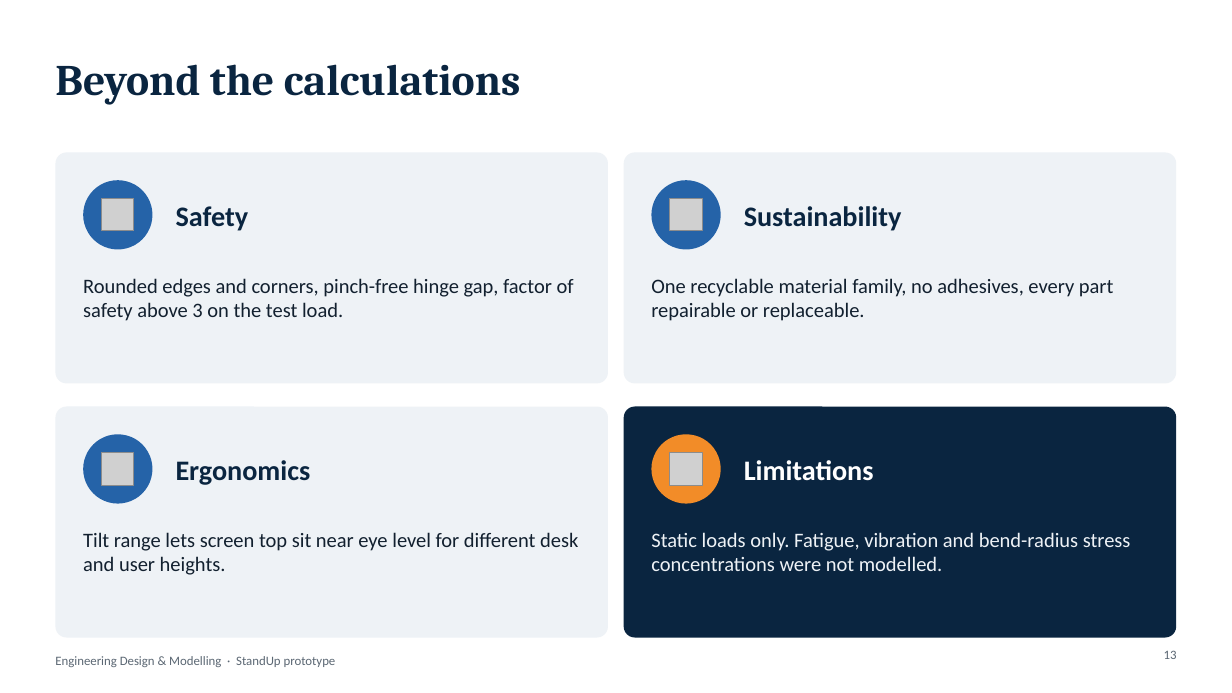
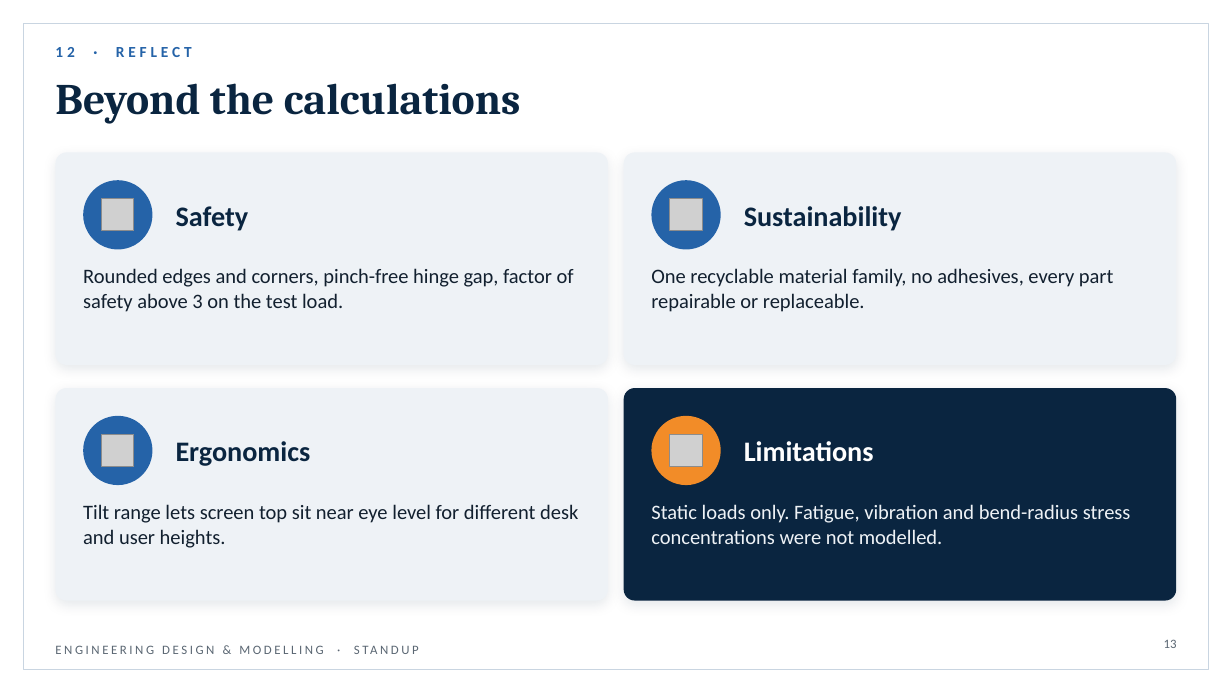
Before and after one commit to shrestha-droid/borepro, a slide deck: slide 13 of EngDesign_Prototype_Showcase.pptx. Drawn at 1232x693 pixels with LibreOffice and Linux fonts; fonts in the diff are those of the drawing; grey boxes stand for pictures. Boxes give left, top, right and bottom in pixels: in the first picture for what was removed or moved away, otherwise in the second. Text is boxed around its words. In the diff, an @@ line names an element or a change of style, - is before the commit and + after.

```diff
--- a/EngDesign_Prototype_Showcase.pptx
+++ b/EngDesign_Prototype_Showcase.pptx
@@ rectangle added at (23, 23, 1209, 670), outline #C9D5E1 0.75 pt @@
@@ text added at (55, 47, 192, 57), 12 pt, text #2563A8, bold @@
+12 · REFLECT
@@ title "Beyond the calculations": place and size @@
-title "Beyond the calculations" at (55, 64, 521, 105)
+title "Beyond the calculations" at (55, 83, 521, 124)
@@ rounded rectangle: place and size @@
-rounded rectangle at (55, 152, 608, 384)
+rounded rectangle at (55, 152, 608, 365)
@@ rounded rectangle: place and size @@
-rounded rectangle at (624, 152, 1177, 384)
+rounded rectangle at (624, 152, 1177, 365)
@@ text "Rounded edges and corners, pinch-free ...": place and size @@
-text "Rounded edges and corners, pinch-free ..." at (83, 278, 574, 321)
+text "Rounded edges and corners, pinch-free ..." at (83, 268, 574, 312)
@@ text "One recyclable material family, no ...": place and size @@
-text "One recyclable material family, no ..." at (651, 278, 1114, 321)
+text "One recyclable material family, no ..." at (651, 268, 1114, 312)
@@ rounded rectangle: place and size @@
-rounded rectangle at (55, 407, 608, 638)
+rounded rectangle at (55, 388, 608, 601)
@@ shadow on; proportions changed in 4 elements at (55, 152, 608, 365), (624, 152, 1177, 365), (55, 388, 608, 601), (624, 388, 1177, 601) @@
@@ rounded rectangle: place and size @@
-rounded rectangle at (624, 407, 1177, 638)
+rounded rectangle at (624, 388, 1177, 601)
@@ 2 pictures, 2 texts, 2 ellipses: place and size @@
-2 pictures, 2 texts, 2 ellipses at (83, 434, 874, 504)
+2 pictures, 2 texts, 2 ellipses at (83, 416, 874, 485)
@@ text "Tilt range lets screen top ...": place and size @@
-text "Tilt range lets screen top ..." at (83, 532, 578, 575)
+text "Tilt range lets screen top ..." at (83, 504, 578, 548)
@@ text "Static loads only. Fatigue, vibration ...": place and size @@
-text "Static loads only. Fatigue, vibration ..." at (651, 532, 1131, 571)
+text "Static loads only. Fatigue, vibration ..." at (651, 504, 1131, 544)
@@ text at (55, 645, 323, 654): text changed @@
-Engineering Design & Modelling · StandUp prototype
+ENGINEERING DESIGN & MODELLING · STANDUP
@@ page number: place and size @@
-page number at (1164, 650, 1177, 659)
+page number at (1164, 639, 1177, 648)
```
Also in this commit, not shown: 13 other slides changed.
